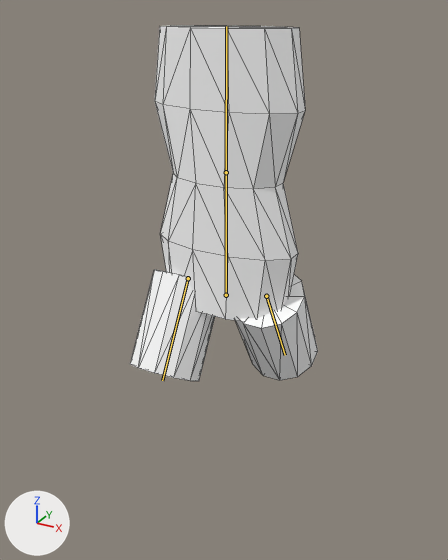
The glTF model godot/models/jumper/blockjumper.gltf, before and after one commit.
Camera for both pictures: a 50 mm camera at (1.9, -3.48, 3.98) aimed at (-0.04, 0.04, 2.22). The lights are fixed; the arrows at lower left show +X, +Y and +Z. The picture after the commit comes second. Both versions are drawn at frame 12 of the action 'jump'; the numbers are the values there. The bones that bend it are drawn over the model as lines. Mesh edges are drawn as thin lines.
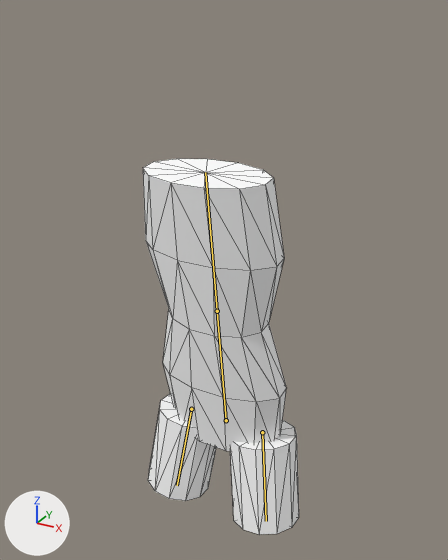
Changed parts and their boxes [x1, y1, x2, y2] in the pictures (448 x 560 px):
'cylinder', posed
    before: [155, 26, 305, 321]
    after: [143, 159, 286, 452]
'cylinder.002', posed (17% narrower, 9% taller)
    before: [235, 275, 318, 380]
    after: [230, 420, 299, 535]
'cylinder.001', posed (20% narrower)
    before: [130, 270, 215, 381]
    after: [148, 394, 216, 501]
bone 'base', root to tip
    before: (226, 295) to (226, 172)
    after: (226, 420) to (217, 311)
bone 'left_leg', root to tip
    before: (188, 278) to (162, 380)
    after: (191, 409) to (177, 485)
bone 'right_leg', root to tip
    before: (266, 296) to (285, 355)
    after: (262, 432) to (266, 521)

The edits, one by one:
Bone 'base' (bone_base) moves from (0.0, 1.438, 0.0) to (0.0, 0.368, 0.0).
Bone 'base' (bone_base) turns from (0, 0, 0) to (8, 0, 0) degrees about its own x, y and z.
Bone 'base' (bone_base) is rescaled from (1.0, 1.0, 1.0) to (0.98, 1.15, 1.0).
Bone 'left_leg' (bone_left_leg) moves from (0.0, -1.5, 0.0) to (0.0, -0.368, 0.0).
Bone 'left_leg' (bone_left_leg) turns from (30, 0, 0) to (8, 0, -7) degrees about its own x, y and z.
Bone 'right_leg' (bone_right_leg) moves from (0.0, -1.5, 0.0) to (0.0, -0.368, 0.0).
Bone 'right_leg' (bone_right_leg) turns from (-30, 0, 0) to (8, 0, 7) degrees about its own x, y and z.
